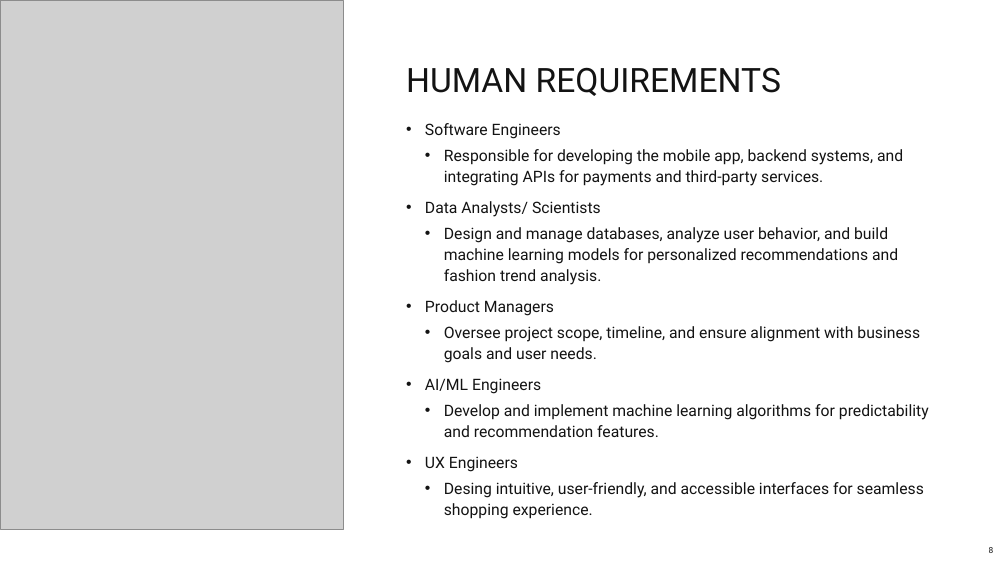
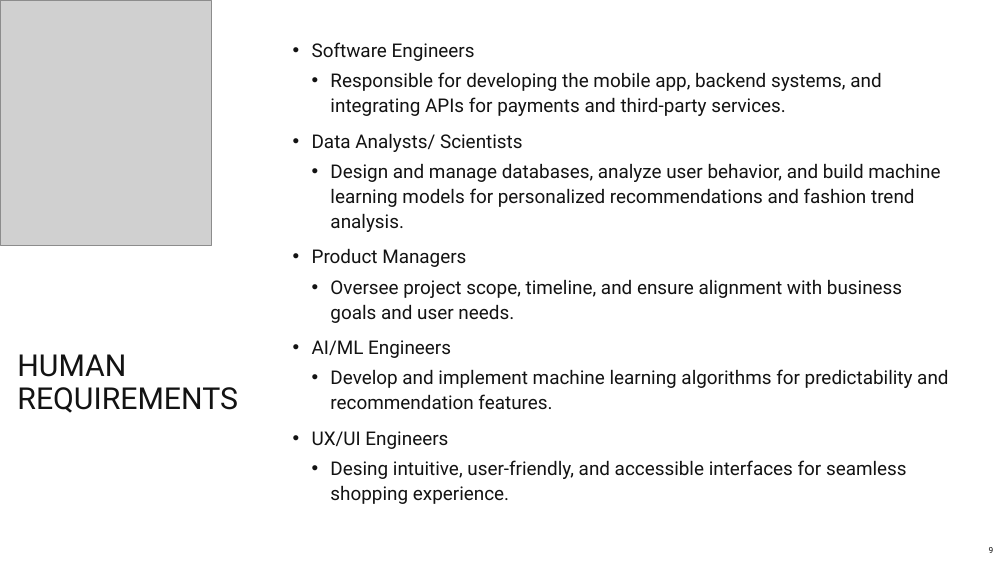
Before and after one commit to pajeeokoth/fashion-insta, a slide deck: slide 9 of Fashion-insta.pptx (slide 8 before the commit). Drawn at 1008x567 pixels with LibreOffice and Linux fonts; fonts in the diff are those of the drawing; grey boxes stand for pictures. Boxes give left, top, right and bottom in pixels: in the first picture for what was removed or moved away, otherwise in the second. Text is boxed around its words. In the diff, an @@ line names an element or a change of style, - is before the commit and + after.

```diff
--- a/Fashion-insta.pptx
+++ b/Fashion-insta.pptx
@@ picture: place and size @@
-picture at box(0, 0, 343, 529)
+picture at box(0, 0, 211, 246)
@@ text "Software Engineers": place and size @@
-text "Software Engineers" at box(425, 123, 929, 519)
+text "Software Engineers" at box(312, 42, 948, 504)
@@ text at box(312, 42, 948, 504): size 15 to 18 pt @@
@@ title "HUMAN REQUIREMENTS": place and size @@
-title "HUMAN REQUIREMENTS" at box(406, 67, 781, 96)
+title "HUMAN REQUIREMENTS" at box(17, 354, 238, 413)
@@ title "HUMAN REQUIREMENTS" at box(17, 354, 238, 413): size 32 to 28.8 pt @@
@@ text at box(312, 431, 448, 449): text changed; size 15 to 18 pt @@
-• UX Engineers
+• UX/UI Engineers
```
Also in this commit, not shown: 16 other slides changed, 8 slides added, 2 slides removed, 2 other files.
